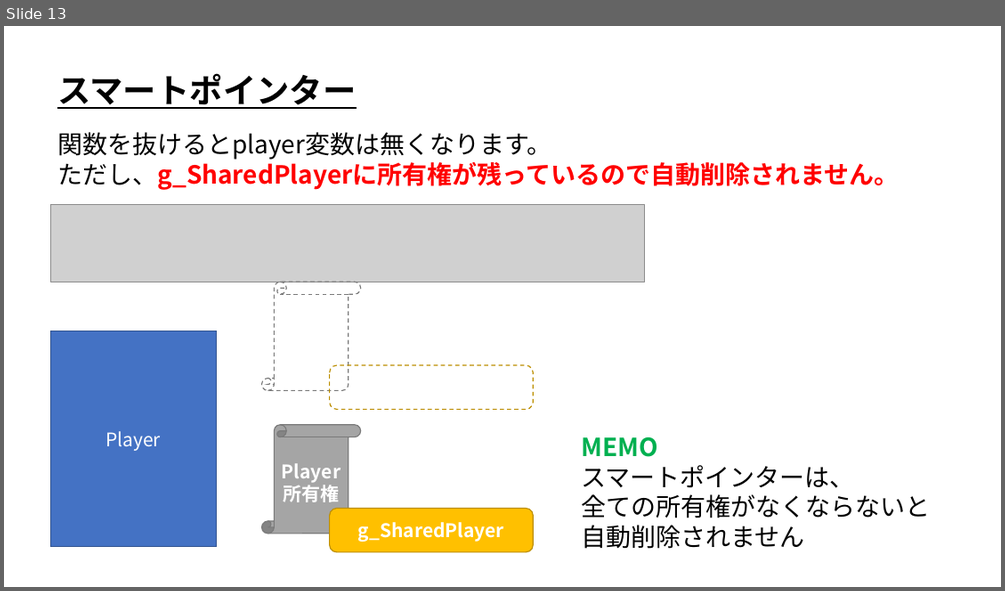
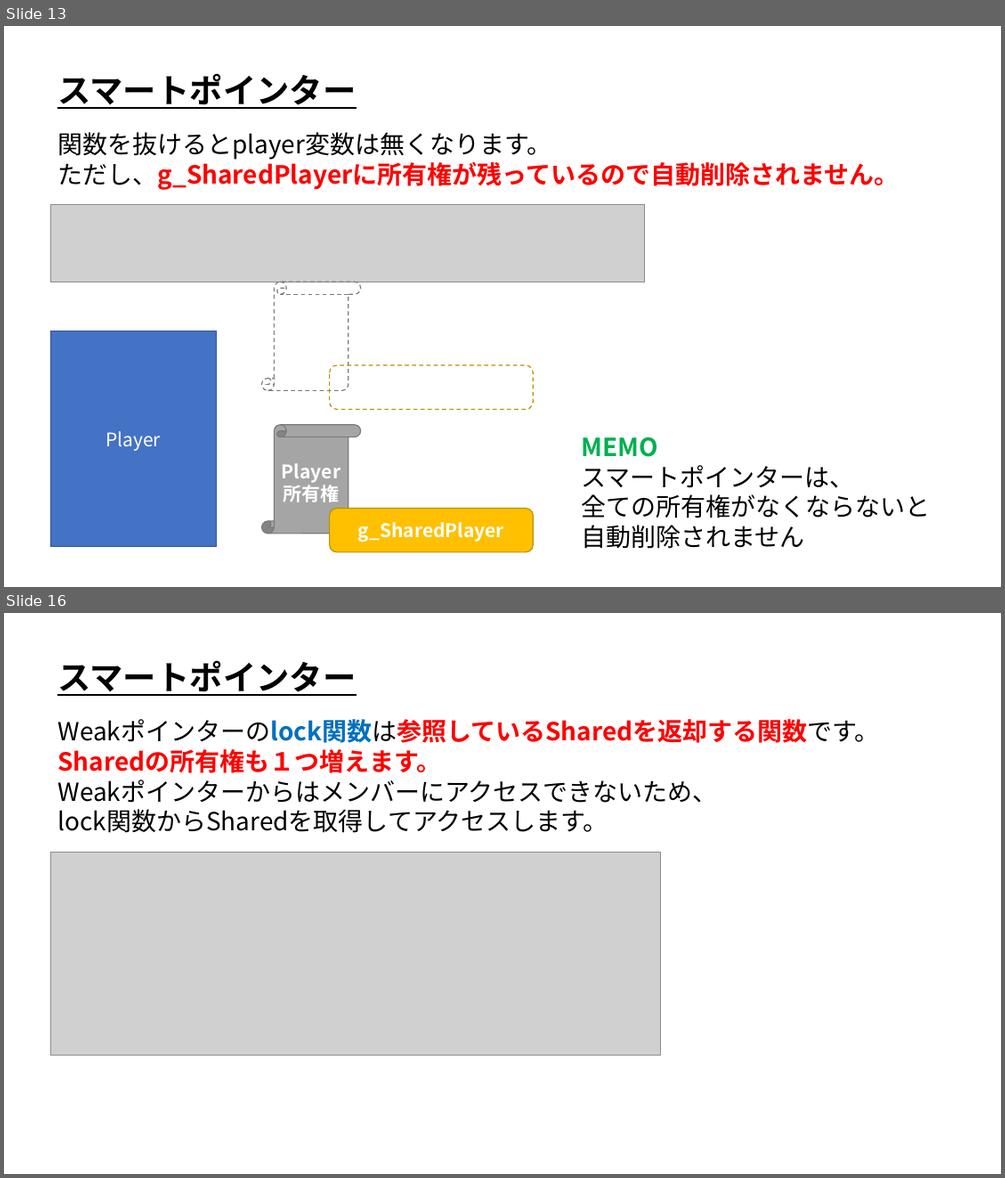
Before and after one commit to ArakiYusuke-Ohara/Textbook, a slide deck: ゲーム科1年/01_後期/プログラミングⅢ/23_スマートポインタ.pptx. Shown one above the other, each under a label of ours: slide 13 before the commit, slides 13 and 16 after it; the slides between them are not shown. The pictures are 1005x591 and 1005x1178 pixels, drawn with LibreOffice and Linux fonts; fonts in the diff are those of the drawing; grey boxes stand for pictures. Boxes give left, top, right and bottom in pixels: in the first picture for what was removed or moved away, otherwise in the second. Text is boxed around its words. In the diff, an @@ line names an element or a change of style, - is before the commit and + after.

Commit message:
スマートポインタ完成

```diff
--- a/ゲーム科1年/01_後期/プログラミングⅢ/23_スマートポインタ.pptx
+++ b/ゲーム科1年/01_後期/プログラミングⅢ/23_スマートポインタ.pptx
@@ slide 16 added at box(4, 613, 1001, 1174), background #FFFFFF @@
@@ text added at box(57, 660, 356, 696), 32 pt, text #000000, bold, underline @@
+スマートポインター
@@ text added at box(57, 719, 879, 833), 24 pt, text #000000 @@
+Weakポインターのlock関数は参照しているSharedを返却する関数です。
+Sharedの所有権も１つ増えます。
+Weakポインターからはメンバーにアクセスできないため、
+lock関数からSharedを取得してアクセスします。
@@ picture added at box(50, 852, 661, 1055) @@
```
Also in this commit, not shown: 5 other slides added, 1 other file.
